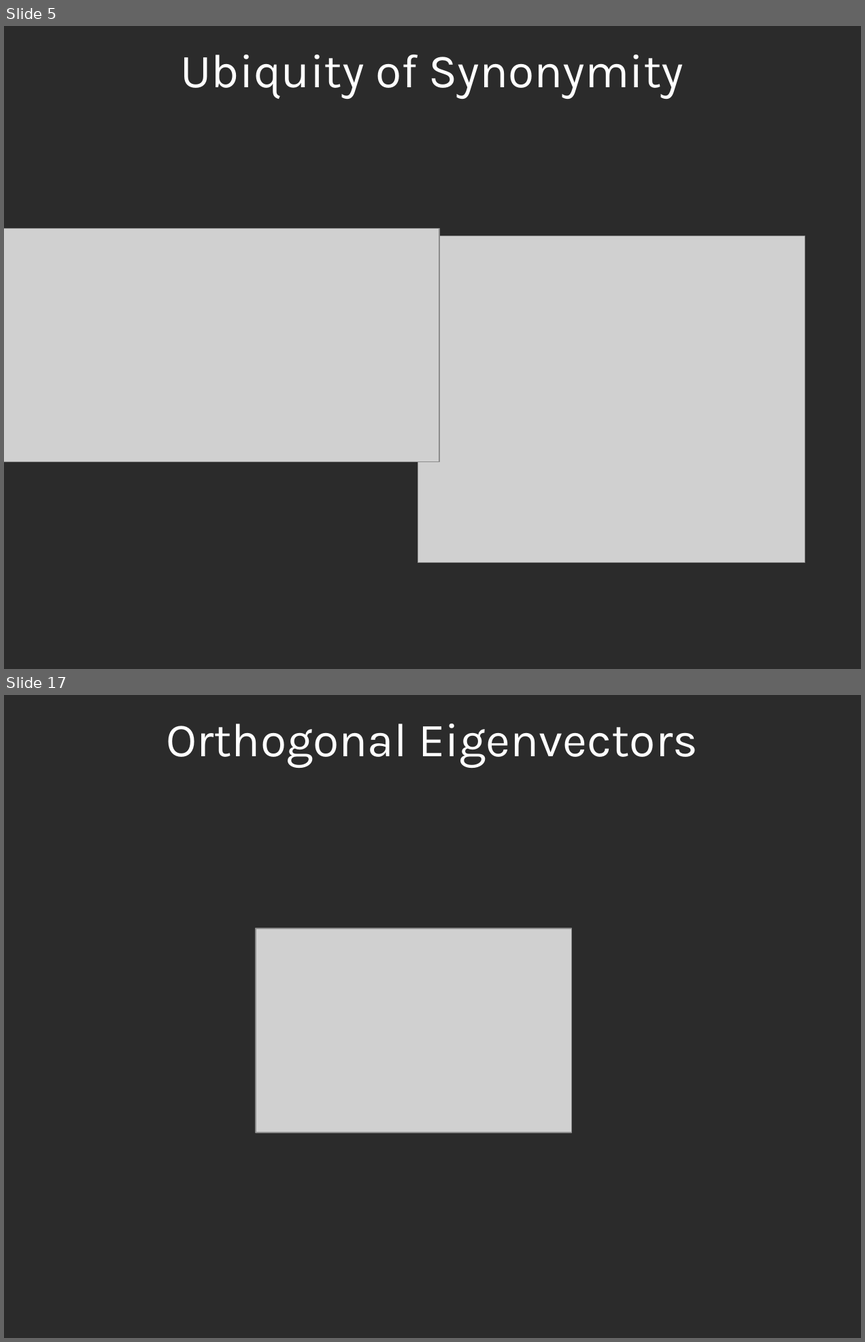
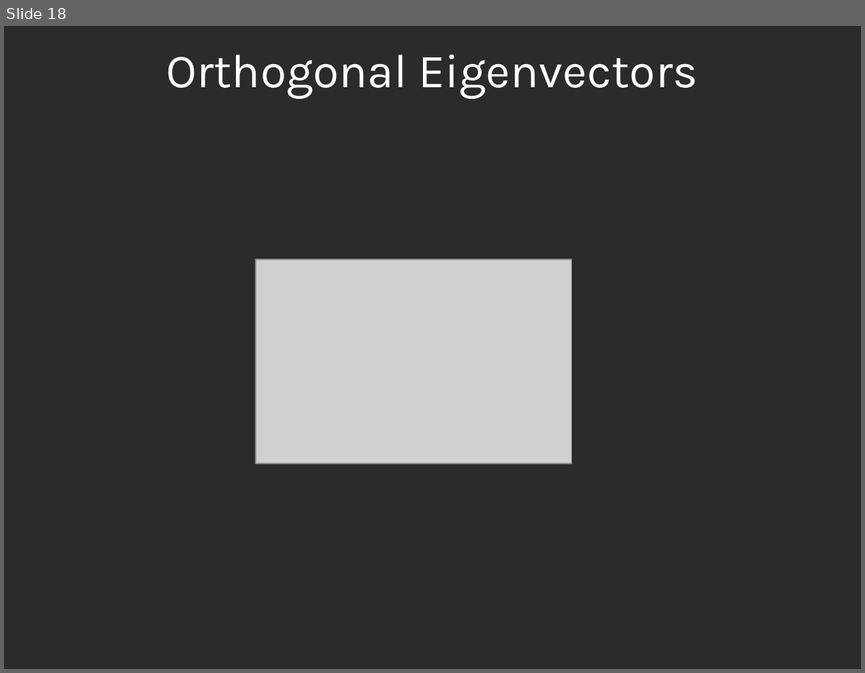
Before and after one commit to spiveeworks/treeshapes, a slide deck: presentation.odp. Shown one above the other, each under a label of ours: slides 5 and 17 before the commit, slide 18 after it; the slides between them are not shown. The pictures are 865x1342 and 865x673 pixels, drawn with LibreOffice and Linux fonts; fonts in the diff are those of the drawing; grey boxes stand for pictures; background and template pictures are left out; a plain dark background stands for a picture behind light text. Boxes give left, top, right and bottom in pixels: in the first picture for what was removed or moved away, otherwise in the second. Text is boxed around its words. In the diff, an @@ line names an element or a change of style, - is before the commit and + after.

```diff
--- a/presentation.odp
+++ b/presentation.odp
@@ slide 5 removed at [4,26,861,669], background picture (left out) @@
@@ title removed at [180,55,683,99] @@
-Ubiquity of Synonymity
@@ picture removed at [4,228,439,461] @@
@@ picture removed at [417,236,805,563] @@
@@ what was slide 17 is now slide 18 @@
```
Also in this commit, not shown: 8 slides changed, 2 slides added.
